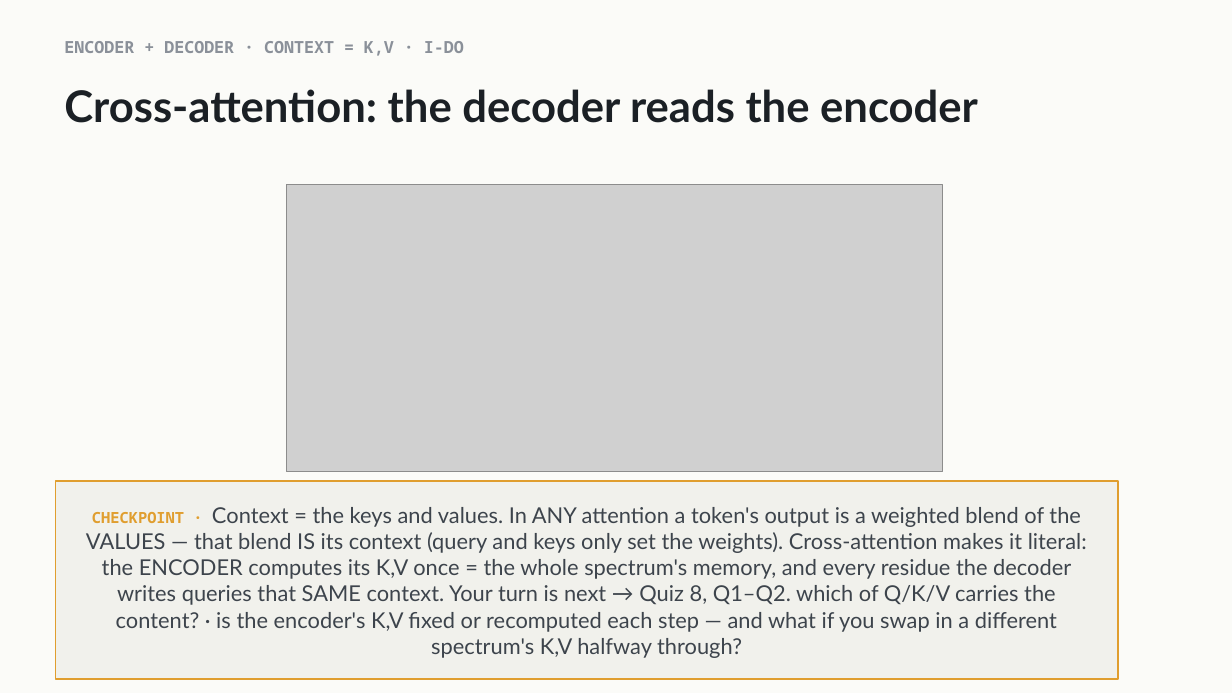
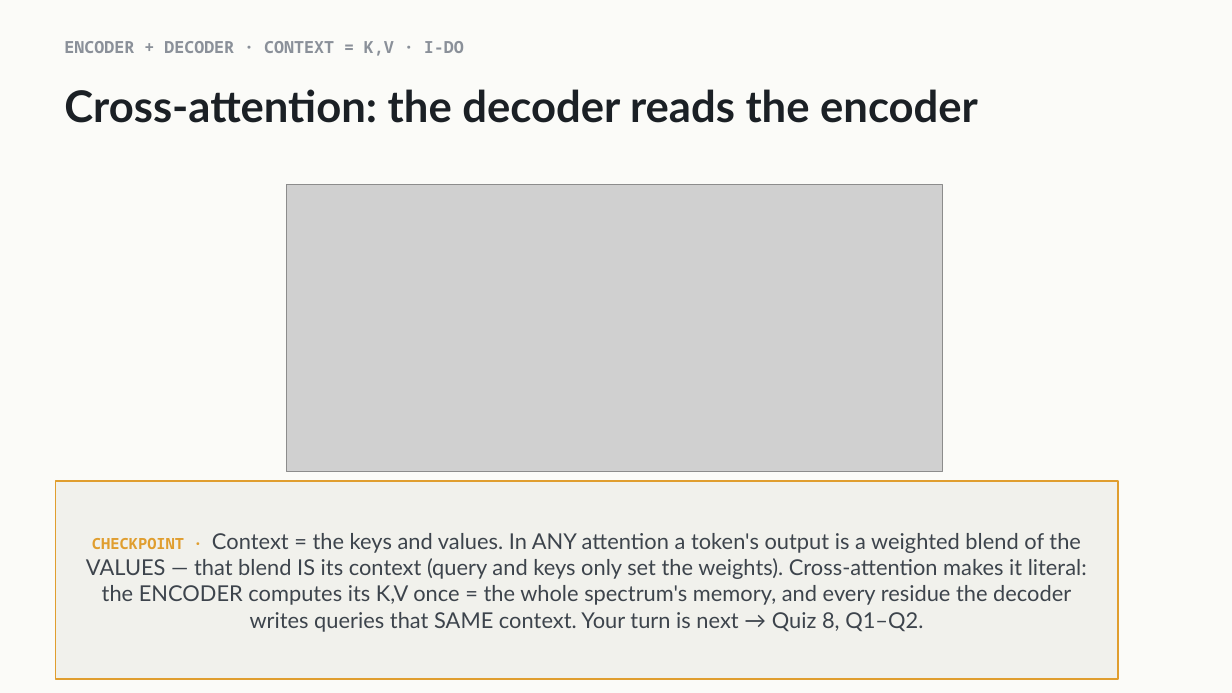
Before and after one commit to indigobio/msacl_dl_course, a slide deck: slide 9 of slides/pptx/lecture08_transformer.pptx. Drawn at 1232x693 pixels with LibreOffice and Linux fonts; fonts in the diff are those of the drawing; grey boxes stand for pictures. Boxes give left, top, right and bottom in pixels: in the first picture for what was removed or moved away, otherwise in the second. Text is boxed around its words. In the diff, an @@ line names an element or a change of style, - is before the commit and + after.

Commit message:
no-mistakes(review): slides: trim duplicated question text from Lecture 8 callout

```diff
--- a/slides/pptx/lecture08_transformer.pptx
+++ b/slides/pptx/lecture08_transformer.pptx
@@ text in rectangle at (86,533,1087,632): text changed @@
-CHECKPOINT · Context = the keys and values. In ANY attention a token's output is a weighted blend of the VALUES — that blend IS its context (query and keys only set the weights). Cross-attention makes it literal: the ENCODER computes its K,V once = the whole spectrum's memory, and every residue the decoder writes queries that SAME context. Your turn is next → Quiz 8, Q1–Q2. which of Q/K/V carries the content? · is the encoder's K,V fixed or recomputed each step — and what if you swap in a different spectrum's K,V halfway through?
+CHECKPOINT · Context = the keys and values. In ANY attention a token's output is a weighted blend of the VALUES — that blend IS its context (query and keys only set the weights). Cross-attention makes it literal: the ENCODER computes its K,V once = the whole spectrum's memory, and every residue the decoder writes queries that SAME context. Your turn is next → Quiz 8, Q1–Q2.
```
Also in this commit, not shown: 1 other file.
